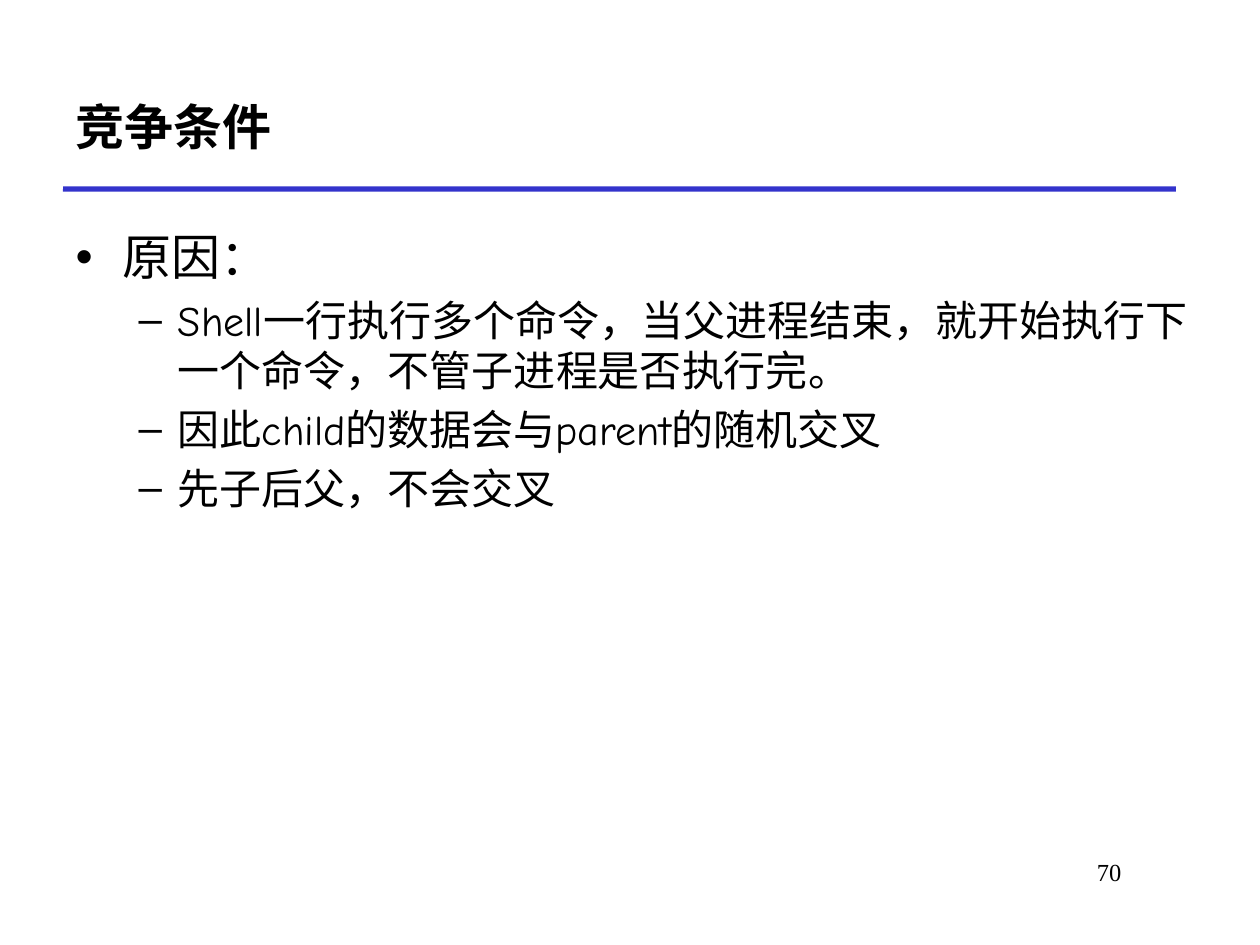
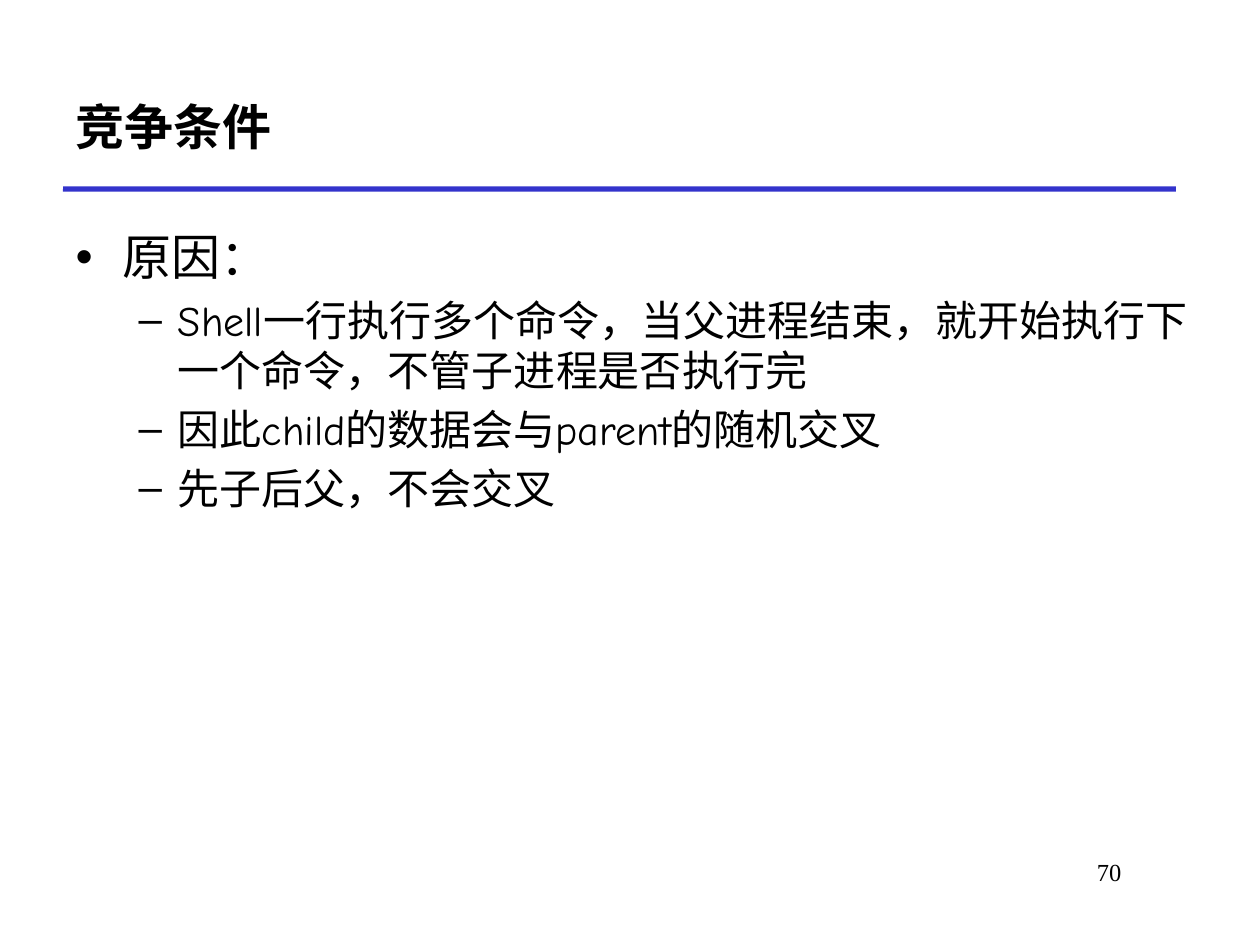
Before and after one commit to functionx37/Homework-in-RUC, a slide deck: slide 70 of Foundations of Computer Systems II/Coursewares/3-process.pptx. Drawn at 1260x945 pixels with LibreOffice and Linux fonts; fonts in the diff are those of the drawing. Boxes give left, top, right and bottom in pixels: in the first picture for what was removed or moved away, otherwise in the second. Text is boxed around its words. In the diff, an @@ line names an element or a change of style, - is before the commit and + after.

```diff
--- a/Foundations of Computer Systems II/Coursewares/3-process.pptx
+++ b/Foundations of Computer Systems II/Coursewares/3-process.pptx
@@ text at bbox=[178, 300, 1187, 391]: text changed @@
-  – Shell一行执行多个命令，当父进程结束，就开始执行下一个命令，不管子进程是否执行完。
+  – Shell一行执行多个命令，当父进程结束，就开始执行下一个命令，不管子进程是否执行完
```
Also in this commit, not shown: 22 other slides changed, 32 other files.
